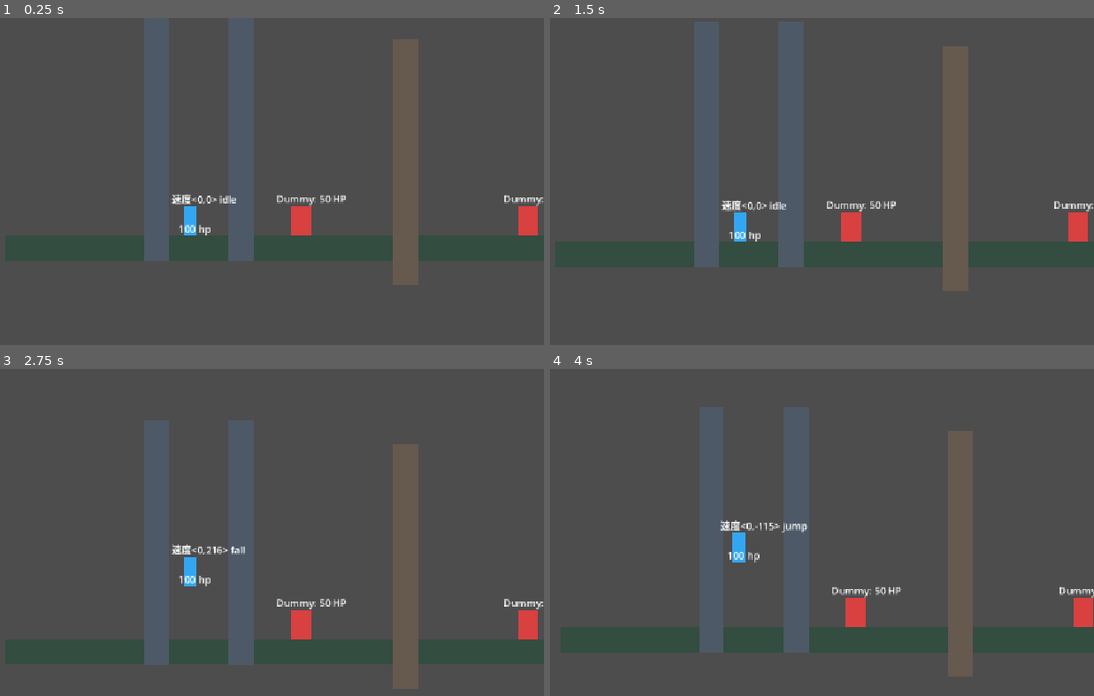
Above: before the commit, frames 1-4 (two rows, left to right).
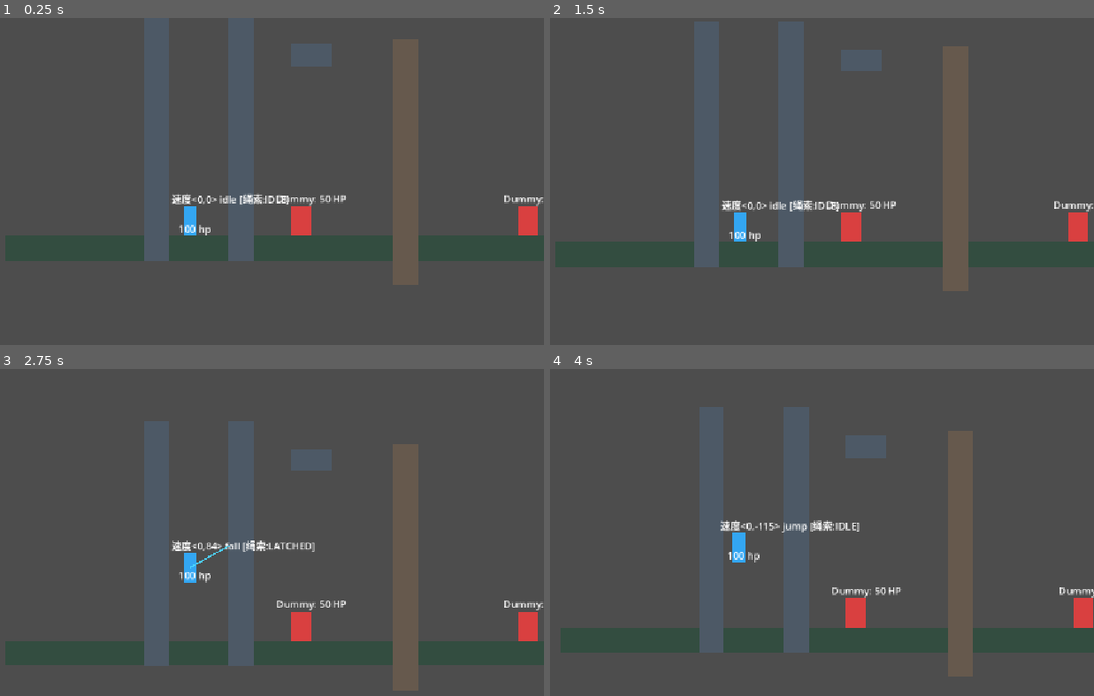
Above: after the commit, the same moments.

Repository: night-silhouette/SpotlightGameJam
Game: Godot game, scene res://Code/Entities/TestWorld/TestWorld.tscn
Same seed, same stepped clock (60 frames per second), same inputs: the game is played once before the commit and once after it.
Inputs (mouse positions are in pixels of both pictures, inside the frame that each line leads up to):
- Up to frame 1 (0.25 s): no input
- Up to frame 2 (1.5 s): tap Enter at 0.5 s; move the mouse to (898, 197) at 0.52 s; hold W (up) 0.53-1.25 s; hold K (rope_shoot, bound only after the commit) 0.53-1.25 s; click (898, 197) at 0.67 s; tap Space (jump) at 0.77, 1.07 s; tap L (rope_swing, bound only after the commit) at 0.8 s; drag from (598, 237) to (849, 243) at 1.27 s
- Up to frame 3 (2.75 s): move the mouse to (261, 480) at 2.02 s; hold W (up) from 2.03 s (still down); hold Space (jump) from 2.03 s (still down); click (261, 480) at 2.17 s; tap K (rope_shoot, bound only after the commit) at 2.3 s
- Up to frame 4 (4 s): release W (up) at 2.75 s; release Space (jump) at 2.75 s; drag from (702, 646) to (1077, 624) at 2.77 s; move the mouse to (952, 627) at 3.52 s; hold S (down) from 3.53 s (still down); hold Space (jump) from 3.53 s (still down); tap Left (move_l) at 3.6 s; click (952, 627) at 3.67 s

The runs differ from the first frame. In frame 1, 0.7% of the frame differs, in the area x 44-61%, y 7-58%; in frame 2, 0.7%; in frame 3, 2.2%, in the area x 0-100%, y 15-99%; in frame 4, 0.9%.

Commit message:
钩索楚雄

Diff:
--- a/src/Code/Entities/Player/Player.gd
+++ b/src/Code/Entities/Player/Player.gd
@@ -14,6 +14,7 @@
 @onready var back_body: RayCast2D = $back_body
 @onready var debug: Label = $debug
 @onready var hp_label: Label = $hp
+@onready var rope_controller: RopeController = $RopeController
 
 @export_category("properties")
 @export_group("physical_prop")
@@ -64,7 +65,10 @@
 	if hp_label:
 		hp_label.text = "%d hp" % int(now_HP)
 	if debug:
-		debug.text = "速度<%d,%d> %s" % [int(velocity.x), int(velocity.y), move_state_machine.cur_state_name]
+		var rope_info = ""
+		if rope_controller:
+			rope_info = " [绳索:%s]" % RopeController.RopeState.keys()[rope_controller.current_state]
+		debug.text = "速度<%d,%d> %s%s" % [int(velocity.x), int(velocity.y), move_state_machine.cur_state_name, rope_info]
 
 	if not is_special_state:
 		velocity.y += GlobalValue.gravity * delta
--- a/src/Code/Entities/Player/Player.tscn
+++ b/src/Code/Entities/Player/Player.tscn
@@ -12,6 +12,7 @@
 [ext_resource type="Script" uid="uid://bmcgo83kp4isi" path="res://Code/Entities/Player/States/DiedState.gd" id="10_died"]
 [ext_resource type="Script" uid="uid://boxbcktutt1r6" path="res://Code/Entities/Player/States/JumpState.gd" id="11_jump"]
 [ext_resource type="Script" uid="uid://uoa31q2225il" path="res://Code/Entities/Player/PlayerInputControl.gd" id="12_input"]
+[ext_resource type="Script" path="res://Code/Entities/Player/RopeController.gd" id="13_rope"]
 
 [node name="Player" type="CharacterBody2D" unique_id=386519068 groups=["player"]]
 collision_layer = 2
@@ -105,3 +106,10 @@
 offset_top = 1.0
 offset_right = 21.0
 offset_bottom = 24.0
+
+[node name="RopeController" type="Node2D" parent="." unique_id=2781903456]
+script = ExtResource("13_rope")
+
+[node name="Line2D" type="Line2D" parent="RopeController" unique_id=3194857210]
+width = 2.5
+default_color = Color(0.3, 0.85, 1, 0.9)
--- /dev/null
+++ b/src/Code/Entities/Player/RopeController.gd
@@ -0,0 +1,324 @@
+extends Node2D
+class_name RopeController
+
+## 绳索状态枚举
+enum RopeState {
+	IDLE,        ## 空闲未连接
+	LATCHED,     ## 已命中墙面，处于等待选择窗口期
+	PULLING,     ## 正在快速拉向命中点
+	SWINGING     ## 正在以命中点为原点摆动荡跃
+}
+
+@export_group("Rope Settings")
+## 绳索最大有效射程
+@export var max_rope_length: float = 420.0
+## 命中后的决策窗口期持续时间 (秒)
+@export var window_duration: float = 0.45
+## 拉向命中点的飞行速度
+@export var pull_speed: float = 850.0
+## 拉拽到达阈值距离
+@export var pull_arrive_distance: float = 35.0
+## 摆动受重力缩放因子
+@export var swing_gravity_scale: float = 1.0
+## 摆动左右按键施加的切向角加速度
+@export var swing_input_accel: float = 1800.0
+## 摆动阻尼系数
+@export var swing_damping: float = 0.15
+## 绳索检测的物理层级掩码 (默认层1 world + 层3 enemy/实体 = 1 | 4 = 5)
+@export_flags_2d_physics var collision_mask: int = 5
+
+var current_state: RopeState = RopeState.IDLE
+var hook_point: Vector2 = Vector2.ZERO
+var hook_target_node: Node2D = null
+var hook_target_offset: Vector2 = Vector2.ZERO
+var window_timer: float = 0.0
+var pull_timer: float = 0.0
+var can_use_rope: bool = true
+
+## 摆动相关状态
+var swing_radius: float = 0.0
+var swing_angle: float = 0.0
+var swing_angular_velocity: float = 0.0
+
+@onready var player: Player = get_parent() as Player
+@onready var line_2d: Line2D = $Line2D
+
+func _ready() -> void:
+	if not line_2d:
+		line_2d = Line2D.new()
+		line_2d.name = "Line2D"
+		line_2d.width = 2.5
+		line_2d.default_color = Color(0.3, 0.85, 1.0, 0.9)
+		add_child(line_2d)
+	line_2d.visible = false
+
+func _unhandled_input(event: InputEvent) -> void:
+	if not player or player.now_HP <= 0.0:
+		return
+
+	if event.is_action_pressed("rope_shoot"):
+		_on_rope_shoot_pressed()
+	elif event.is_action_pressed("rope_swing"):
+		_on_rope_swing_pressed()
+	elif event.is_action_pressed("jump"):
+		_on_jump_pressed()
+
+func _physics_process(delta: float) -> void:
+	if not player:
+		return
+
+	if player.is_on_floor():
+		can_use_rope = true
+
+	match current_state:
+		RopeState.IDLE:
+			pass
+
+		RopeState.LATCHED:
+			_process_latched(delta)
+
+		RopeState.PULLING:
+			_process_pulling(delta)
+
+		RopeState.SWINGING:
+			_process_swinging(delta)
+
+## 发射绳索的公共调用接口
+## @return 是否成功勾中墙面
+func ShootRope() -> bool:
+	if current_state != RopeState.IDLE or not can_use_rope:
+		return false
+	return _shoot_rope()
+
+## 触发拉向勾中点的公共调用接口
+func TriggerPull() -> void:
+	if current_state == RopeState.LATCHED:
+		_start_pull()
+
+## 触发摆动荡绳的公共调用接口
+func TriggerSwing() -> void:
+	if current_state == RopeState.LATCHED:
+		_start_swing()
+
+## 释放并收回绳索的公共调用接口
+## @param preserve_velocity 是否保留当前的动量惯性
+func ReleaseRope(preserve_velocity: bool = true) -> void:
+	_release_rope(preserve_velocity)
+
+func _on_rope_shoot_pressed() -> void:
+	match current_state:
+		RopeState.IDLE:
+			if can_use_rope:
+				_shoot_rope()
+		RopeState.LATCHED:
+			_start_pull()
+		RopeState.PULLING:
+			# 再次按射绳键提前脱钩并飞跃
+			_finish_pull(true)
+		RopeState.SWINGING:
+			# 荡绳时按射绳键可转为拉向挂点
+			_start_pull()
+
+func _on_rope_swing_pressed() -> void:
+	match current_state:
+		RopeState.LATCHED:
+			_start_swing()
+		RopeState.SWINGING:
+			# 再次按荡绳键脱钩飞出
+			_release_rope(true)
+
+func _on_jump_pressed() -> void:
+	if current_state == RopeState.PULLING:
+		_finish_pull(true, true)
+	elif current_state == RopeState.SWINGING:
+		_finish_swing(true)
+
+func _shoot_rope() -> bool:
+	var space_state = player.get_world_2d().direct_space_state
+	var shoot_dir = _get_shoot_direction()
+	var ray_target = player.global_position + shoot_dir * max_rope_length
+
+	var query = PhysicsRayQueryParameters2D.create(player.global_position, ray_target, collision_mask)
+	query.exclude = [player.get_rid()]
+	var result = space_state.intersect_ray(query)
+
+	SignalBus.PlayerGrappleLaunched.emit(ray_target)
+
+	if result and not result.is_empty():
+		can_use_rope = false
+		hook_point = result.position
+		hook_target_node = result.collider as Node2D
+		if hook_target_node:
+			hook_target_offset = hook_target_node.to_local(hook_point)
+		else:
+			hook_target_offset = Vector2.ZERO
+		current_state = RopeState.LATCHED
+		window_timer = window_duration
+		_update_line()
+		line_2d.visible = true
+		SignalBus.PlayerGrappleHooked.emit(hook_point)
+		return true
+
+	_show_miss_effect(ray_target)
+	return false
+
+func _get_shoot_direction() -> Vector2:
+	var mouse_pos = get_global_mouse_position()
+	var dir = mouse_pos - player.global_position
+	if dir.length_squared() < 0.001:
+		return Vector2(player.face_dir, -0.7).normalized()
+	return dir.normalized()
+
+func _show_miss_effect(end_point: Vector2) -> void:
+	line_2d.clear_points()
+	line_2d.add_point(to_local(player.global_position))
+	line_2d.add_point(to_local(end_point))
+	line_2d.default_color = Color(0.6, 0.7, 0.8, 0.4)
+	line_2d.visible = true
+
+	var tween = create_tween()
+	tween.tween_property(line_2d, "modulate:a", 0.0, 0.12)
+	tween.finished.connect(func():
+		line_2d.visible = false
+		line_2d.modulate.a = 1.0
+		line_2d.default_color = Color(0.3, 0.85, 1.0, 0.9)
+	)
+
+func _sync_hook_point() -> void:
+	if is_instance_valid(hook_target_node):
+		hook_point = hook_target_node.to_global(hook_target_offset)
+
+func _process_latched(delta: float) -> void:
+	_sync_hook_point()
+	window_timer -= delta
+	_update_line()
+
+	# 窗口期内减缓下落速度，给予良好的反应窗口
+	if not player.is_on_floor() and player.velocity.y > 60.0:
+		player.velocity.y = move_toward(player.velocity.y, 60.0, 1200.0 * delta)
+
+	if window_timer <= 0.0:
+		_release_rope(true)
+	elif player.is_on_floor() and window_timer < window_duration - 0.15:
+		_release_rope(true)
+
+func _start_pull() -> void:
+	_sync_hook_point()
+	current_state = RopeState.PULLING
+	pull_timer = 0.0
+	player.is_special_state = true
+	_update_line()
+
+func _process_pulling(delta: float) -> void:
+	_sync_hook_point()
+	pull_timer += delta
+	var to_hook = hook_point - player.global_position
+	var dist = to_hook.length()
+
+	if dist <= pull_arrive_distance or pull_timer >= 1.2:
+		_finish_pull(true)
+		return
+
+	var pull_dir = to_hook.normalized()
+	player.velocity = pull_dir * pull_speed
+	_update_line()
+
+func _finish_pull(preserve_momentum: bool, with_jump_boost: bool = false) -> void:
+	_sync_hook_point()
+	var launch_dir = (hook_point - player.global_position).normalized()
+	_release_rope(true)
+
+	if preserve_momentum:
+		# 保留速度惯性冲量
+		player.velocity = launch_dir * pull_speed * 0.92
+		if launch_dir.y >= -0.2:
+			player.velocity.y = min(player.velocity.y, -320.0)
+		if with_jump_boost:
+			player.velocity.y = -player.jump_speed * 1.1
+
+func _start_swing() -> void:
+	_sync_hook_point()
+	current_state = RopeState.SWINGING
+	player.is_special_state = true
+
+	var rel = player.global_position - hook_point
+	swing_radius = clamp(rel.length(), 40.0, max_rope_length)
+	swing_angle = atan2(rel.x, rel.y)
+
+	var tangent = Vector2(cos(swing_angle), -sin(swing_angle))
+	var initial_tangent_speed = player.velocity.dot(tangent)
+
+	# 给予更顺畅的初速度启动感
+	if abs(initial_tangent_speed) < 260.0:
+		var start_dir = float(player.face_dir)
+		if player.gameInputControl and player.gameInputControl.row_dir != 0.0:
+			start_dir = sign(player.gameInputControl.row_dir)
+		initial_tangent_speed = 420.0 * start_dir
+
+	swing_angular_velocity = initial_tangent_speed / swing_radius
+	_update_line()
+
+func _process_swinging(delta: float) -> void:
+	_sync_hook_point()
+	var gravity_val = GlobalValue.gravity * swing_gravity_scale
+	var alpha = -(gravity_val / swing_radius) * sin(swing_angle)
+
+	var row_input = 0.0
+	if player.gameInputControl:
+		row_input = player.gameInputControl.row_dir
+
+	if row_input != 0.0:
+		# 玩家顺势加力
+		alpha += (swing_input_accel / swing_radius) * row_input * max(cos(swing_angle), 0.1)
+
+	swing_angular_velocity *= (1.0 - swing_damping * delta)
+	swing_angular_velocity += alpha * delta
+
+	swing_angle += swing_angular_velocity * delta
+	swing_angle = clamp(swing_angle, -PI * 0.46, PI * 0.46)
+
+	var target_pos = hook_point + Vector2(sin(swing_angle), cos(swing_angle)) * swing_radius
+	var tangent = Vector2(cos(swing_angle), -sin(swing_angle))
+	var current_tangent_speed = swing_angular_velocity * swing_radius
+
+	player.velocity = tangent * current_tangent_speed
+	player.global_position = target_pos
+
+	_update_line()
+
+	if player.is_on_wall():
+		# 撞墙微反弹
+		swing_angular_velocity = -swing_angular_velocity * 0.5
+
+func _finish_swing(with_jump_boost: bool) -> void:
+	var tangent = Vector2(cos(swing_angle), -sin(swing_angle))
+	var current_tangent_speed = swing_angular_velocity * swing_radius
+	var exit_velocity = tangent * current_tangent_speed
+
+	_release_rope(true)
+
+	player.velocity = exit_velocity
+	if with_jump_boost:
+		player.velocity.y = min(player.velocity.y - 200.0, -player.jump_speed * 0.9)
+
+func _release_rope(preserve_velocity: bool) -> void:
+	current_state = RopeState.IDLE
+	hook_target_node = null
+	hook_target_offset = Vector2.ZERO
+	window_timer = 0.0
+	pull_timer = 0.0
+	line_2d.visible = false
+
+	if player:
+		player.is_special_state = false
+		if not preserve_velocity:
+			player.velocity = Vector2.ZERO
+
+	SignalBus.PlayerGrappleReleased.emit()
+
+func _update_line() -> void:
+	if not line_2d or not player:
+		return
+	line_2d.clear_points()
+	line_2d.add_point(to_local(player.global_position))
+	line_2d.add_point(to_local(hook_point))
--- a/src/Code/Entities/TestWorld/TestWorld.tscn
+++ b/src/Code/Entities/TestWorld/TestWorld.tscn
@@ -53,6 +53,22 @@
 offset_bottom = 200.0
 color = Color(0.3, 0.35, 0.4, 1)
 
+[node name="LeftWall3" type="StaticBody2D" parent="." unique_id=444993483]
+position = Vector2(297, 185.00003)
+rotation = -1.5707964
+scale = Vector2(-0.9068033, 0.16785803)
+collision_mask = 6
+
+[node name="CollisionShape2D" type="CollisionShape2D" parent="LeftWall3" unique_id=1078455052]
+shape = SubResource("RectangleShape2D_wall")
+
+[node name="ColorRect" type="ColorRect" parent="LeftWall3" unique_id=1366769752]
+offset_left = -20.0
+offset_top = -200.0
+offset_right = 20.0
+offset_bottom = 200.0
+color = Color(0.3, 0.35, 0.4, 1)
+
 [node name="RightClimbWall" type="StaticBody2D" parent="." unique_id=133342367]
 position = Vector2(450, 360)
 collision_mask = 6
--- a/src/project.godot
+++ b/src/project.godot
@@ -58,9 +58,7 @@
 }
 dash={
 "deadzone": 0.2,
-"events": [Object(InputEventKey,"resource_local_to_scene":fa …(146 unchanged characters)… se,"keycode":0,"physical_keycode":4194328,"key_label":0,"unicode":0,"location":0,"echo":false,"script":null)
-, Object(InputEventKey,"resource_local_to_scene":false,"resource_name":"","device":-1,"window_id":0,"alt_pressed":false,"shift_pressed":false,"ctrl_pressed":false,"meta_pressed":false,"pressed":false,"keycode":0,"physical_keycode":74,"key_label":0,"unicode":106,"location":0,"echo":false,"script":null)
-, Object(InputEventKey,"resource_local_to_scene":false,"resource_name":"","device":-1,"window_id":0,"alt_pressed":false,"shift_pressed":false,"ctrl_pressed":false,"meta_pressed":false,"pressed":false,"keycode":0,"physical_keycode":4194327,"key_label":0,"unicode":0,"location":0,"echo":false,"script":null)
+"events": [Object(InputEventKey,"resource_local_to_scene":fa …(146 unchanged characters)… se,"keycode":0,"physical_keycode":4194327,"key_label":0,"unicode":0,"location":0,"echo":false,"script":null)
 ]
 }
 up={
@@ -71,6 +69,16 @@
 down={
 "deadzone": 0.2,
 "events": [Object(InputEventKey,"resource_local_to_scene":false,"resource_name":"","device":-1,"window_id":0,"alt_press …(192 unchanged characters)…
+]
+}
+rope_shoot={
+"deadzone": 0.2,
+"events": [Object(InputEventKey,"resource_local_to_scene":false,"resource_name":"","device":-1,"window_id":0,"alt_pressed":false,"shift_pressed":false,"ctrl_pressed":false,"meta_pressed":false,"pressed":false,"keycode":0,"physical_keycode":75,"key_label":0,"unicode":107,"location":0,"echo":false,"script":null)
+]
+}
+rope_swing={
+"deadzone": 0.2,
+"events": [Object(InputEventKey,"resource_local_to_scene":false,"resource_name":"","device":-1,"window_id":0,"alt_pressed":false,"shift_pressed":false,"ctrl_pressed":false,"meta_pressed":false,"pressed":false,"keycode":0,"physical_keycode":76,"key_label":0,"unicode":108,"location":0,"echo":false,"script":null)
 ]
 }
 
Not shown, added: src/Code/Entities/Player/RopeController.gd.uid
